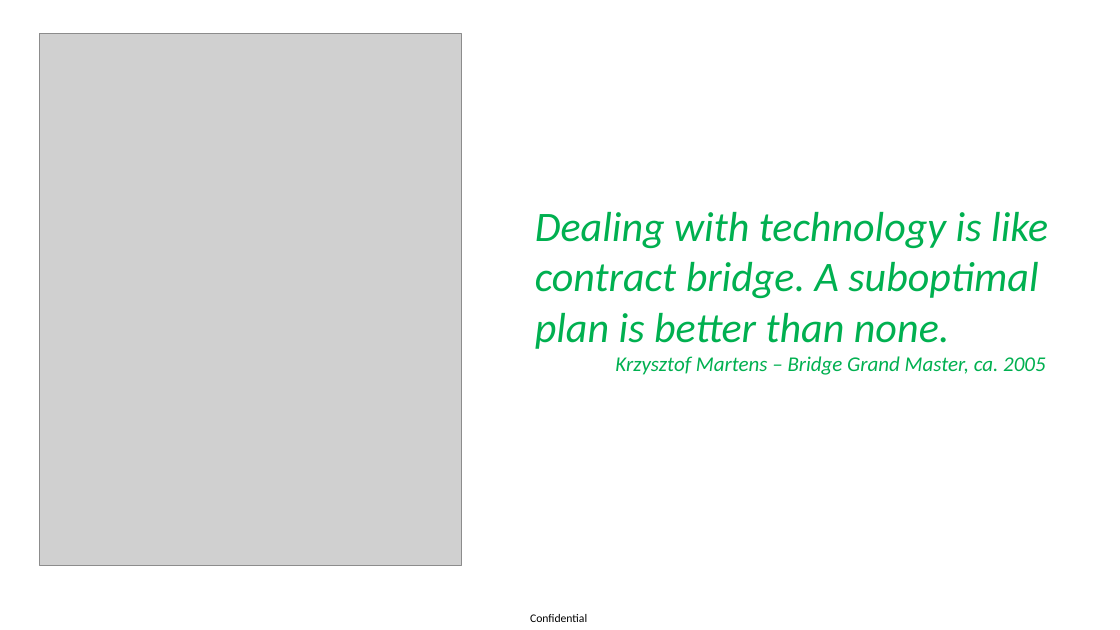
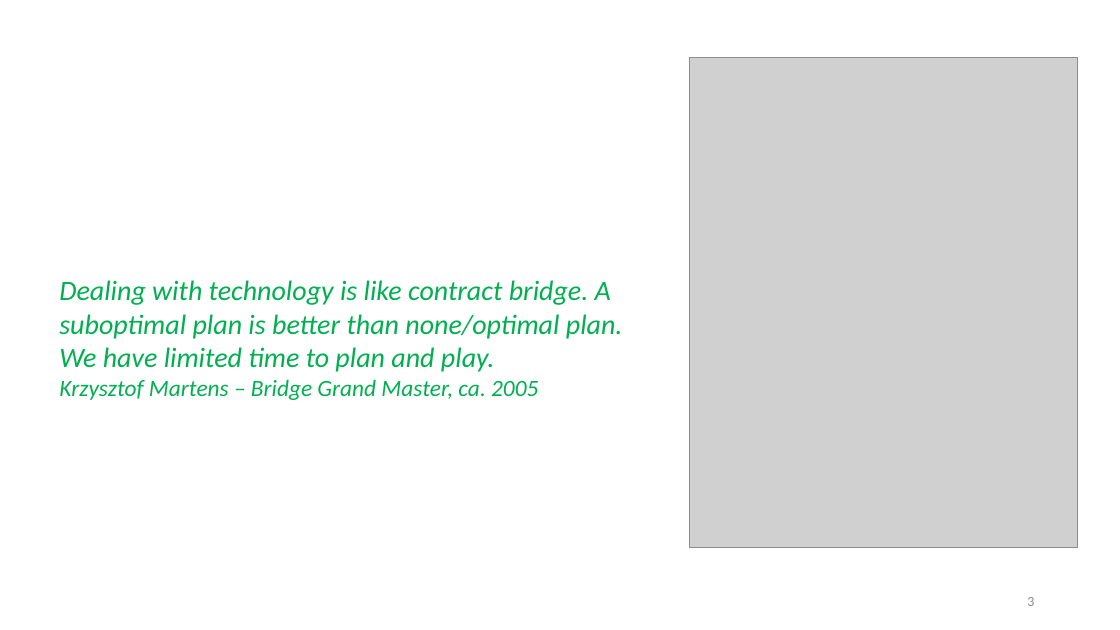
Before and after one commit to zizu1985/DOAG_OKV_EXACC, a slide deck: slide 3 of Oracle_Key_Vault_Overview.pptx (slide 2 before the commit). Drawn at 1120x630 pixels with LibreOffice and Linux fonts; fonts in the diff are those of the drawing; grey boxes stand for pictures; background and template pictures are left out. Boxes give left, top, right and bottom in pixels: in the first picture for what was removed or moved away, otherwise in the second. Text is boxed around its words. In the diff, an @@ line names an element or a change of style, - is before the commit and + after.

```diff
--- a/Oracle_Key_Vault_Overview.pptx
+++ b/Oracle_Key_Vault_Overview.pptx
@@ picture: place and size @@
-picture at <box>39,33,461,565</box>
+picture at <box>690,58,1078,548</box>
@@ text "Dealing with technology is like ...": place and size @@
-text "Dealing with technology is like ..." at <box>535,212,1048,375</box>
+text "Dealing with technology is like ..." at <box>59,280,623,400</box>
@@ text at <box>59,280,623,372</box>: text changed; size 36 to 24 pt @@
-Dealing with technology is like contract bridge. A suboptimal plan is better than none.
+Dealing with technology is like contract bridge. A suboptimal plan is better than none/optimal plan.
+We have limited time to plan and play.
@@ text at <box>59,379,538,400</box>: size 18 to 20 pt in "Krzysztof Martens – Bridge Grand Master, ca. ..." @@
@@ page number added at <box>1027,597,1034,606</box>, 12 pt, text #8C8C8C @@
+3
@@ text removed at <box>530,614,587,622</box> @@
-Confidential
```
Also in this commit, not shown: 8 other slides changed, 2 slides added, 1 slide removed.
